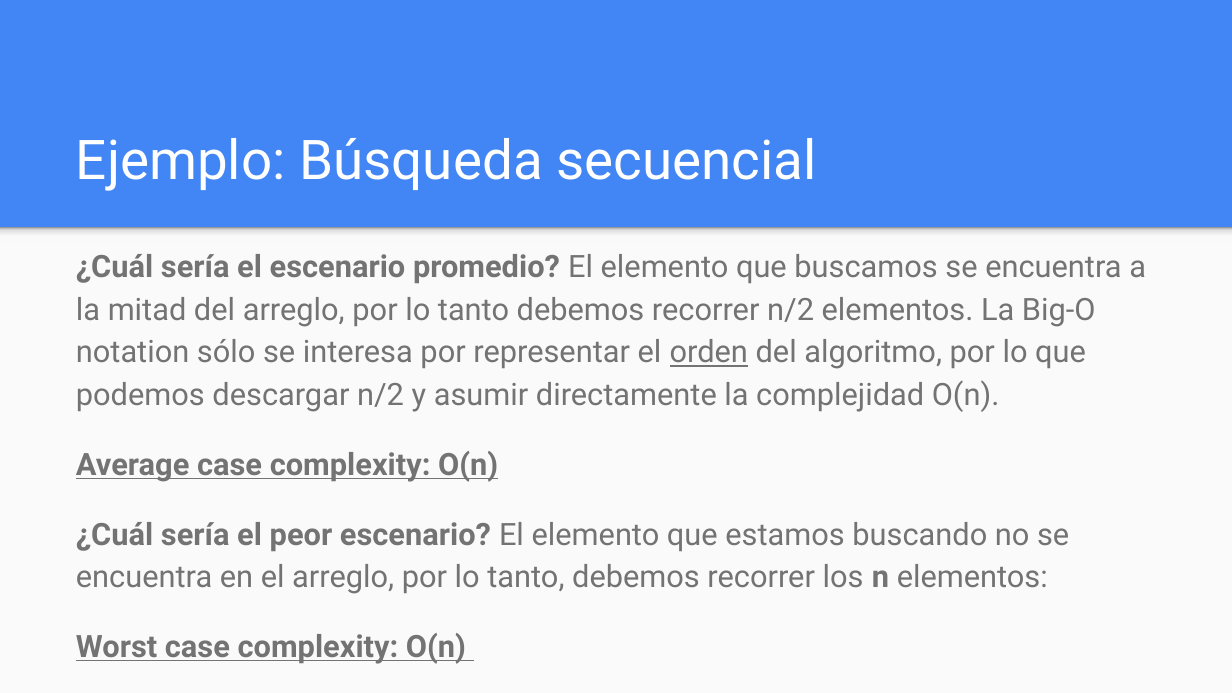
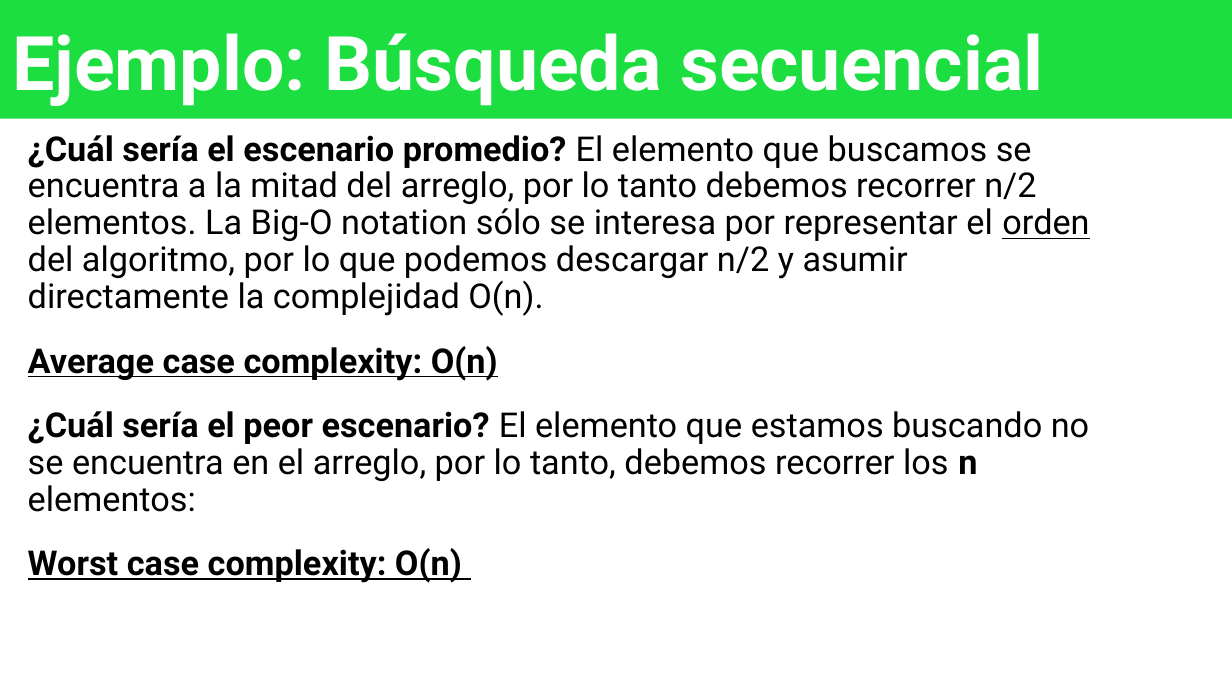
Before and after one commit to OMardil/INFO2, a slide deck: slide 23 of MOD09_Big_O/01 Presentacion/INFO2_MOD10-Análisis de Algoritmos.pptx (slide 12 before the commit). Drawn at 1232x693 pixels with LibreOffice and Linux fonts; fonts in the diff are those of the drawing. Boxes give left, top, right and bottom in pixels: in the first picture for what was removed or moved away, otherwise in the second. Text is boxed around its words. In the diff, an @@ line names an element or a change of style, - is before the commit and + after.

```diff
--- a/MOD09_Big_O/01 Presentacion/INFO2_MOD10-Análisis de Algoritmos.pptx
+++ b/MOD09_Big_O/01 Presentacion/INFO2_MOD10-Análisis de Algoritmos.pptx
@@ background #4285F4 to #FFFFFF @@
@@ title "Ejemplo: Búsqueda secuencial": place and size @@
-title "Ejemplo: Búsqueda secuencial" at [76, 138, 816, 191]
+title "Ejemplo: Búsqueda secuencial" at [0, 0, 1232, 118]
@@ title "Ejemplo: Búsqueda secuencial" at [0, 0, 1232, 118]: size 32 to 44 pt, bold on; line spacing 1 to 0.9; fill none to #1CDE41 @@
@@ text "¿Cuál sería el escenario promedio? ...": place and size @@
-text "¿Cuál sería el escenario promedio? ..." at [76, 254, 1146, 664]
+text "¿Cuál sería el escenario promedio? ..." at [28, 135, 1089, 583]
@@ text "¿Cuál sería el escenario promedio? ..." at [28, 135, 1089, 583]: size 18 to 20 pt, text colour #737373 to #000000; line spacing 1.15 to 0.9 @@
@@ rectangle removed at [0, 227, 1232, 692] @@
@@ rectangle removed at [0, 227, 1232, 241] @@
```
Also in this commit, not shown: 15 other slides changed, 15 slides added, 7 slides removed, 10 other files.
